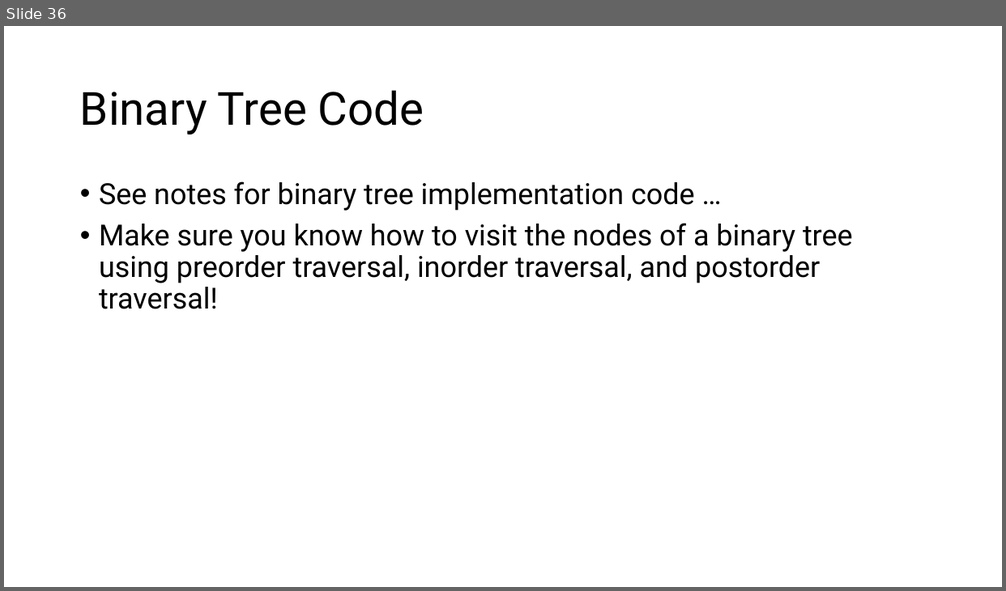
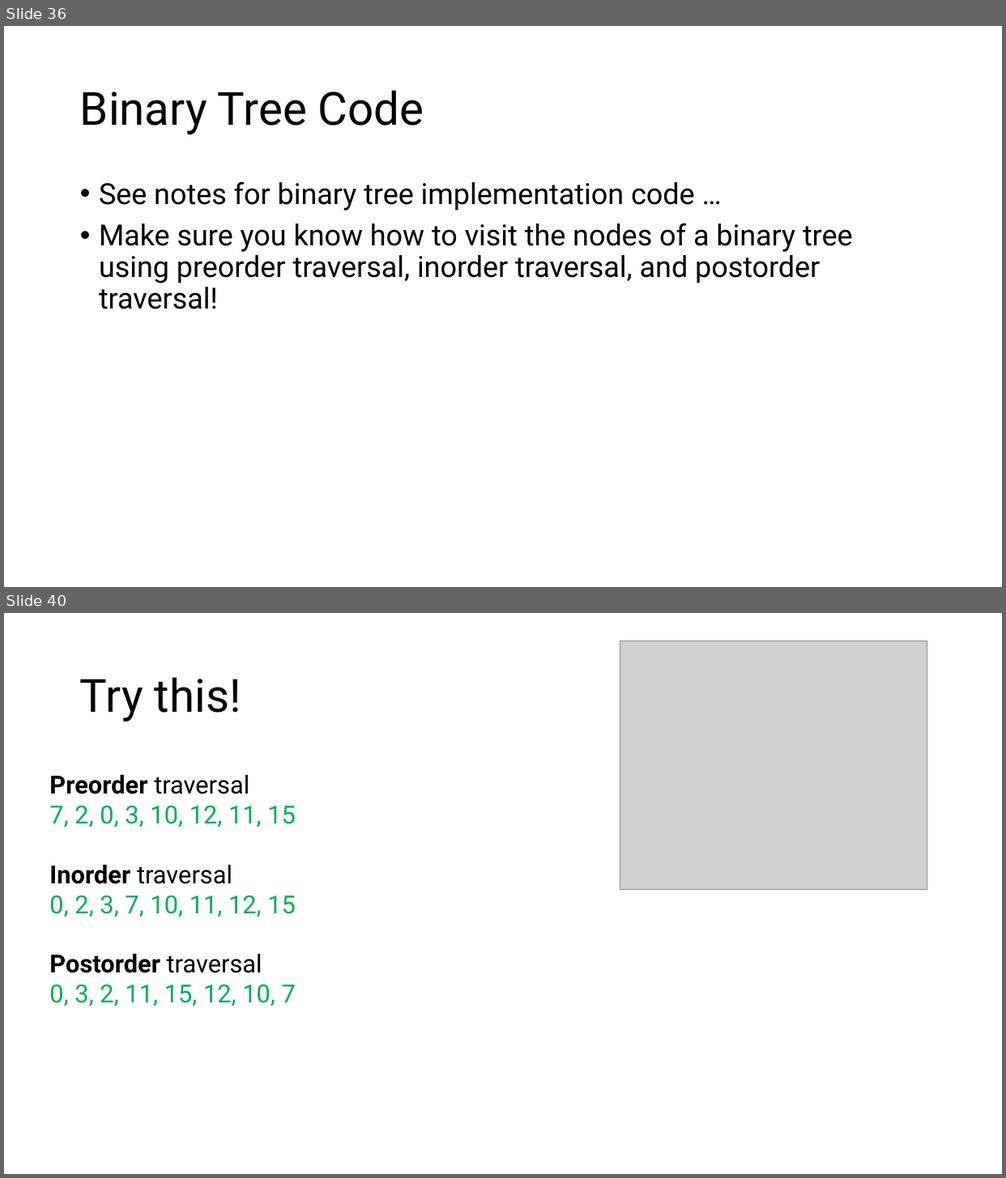
Before and after one commit to sotasota-sfu/cmpt225Summer2026, a slide deck: lectures/lecture12_13_14/lecture_trees.pptx. Shown one above the other, each under a label of ours: slide 36 before the commit, slides 36 and 40 after it; the slides between them are not shown. The pictures are 1006x591 and 1006x1178 pixels, drawn with LibreOffice and Linux fonts; fonts in the diff are those of the drawing; grey boxes stand for pictures. Boxes give left, top, right and bottom in pixels: in the first picture for what was removed or moved away, otherwise in the second. Text is boxed around its words. In the diff, an @@ line names an element or a change of style, - is before the commit and + after.

```diff
--- a/lectures/lecture12_13_14/lecture_trees.pptx
+++ b/lectures/lecture12_13_14/lecture_trees.pptx
@@ slide 40 added at bbox=[4, 613, 1002, 1174], background #FFFFFF @@
@@ picture added at bbox=[621, 641, 928, 889] @@
@@ title added at bbox=[80, 677, 241, 722], 44 pt, text #000000 @@
+Try this!
@@ text added at bbox=[49, 775, 296, 1007], 24 pt, text #00B050 @@
+Preorder traversal
+7, 2, 0, 3, 10, 12, 11, 15
+Inorder traversal
+0, 2, 3, 7, 10, 11, 12, 15
+Postorder traversal
+0, 3, 2, 11, 15, 12, 10, 7
```
Also in this commit, not shown: 3 other slides added, 1 other file.
